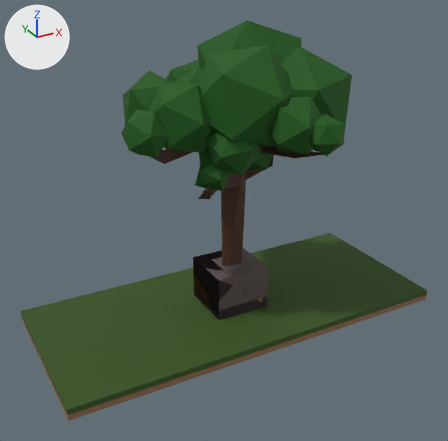
The FBX model Assets/Models/Environment/FOREST_TILES.fbx: old version first, new version second.
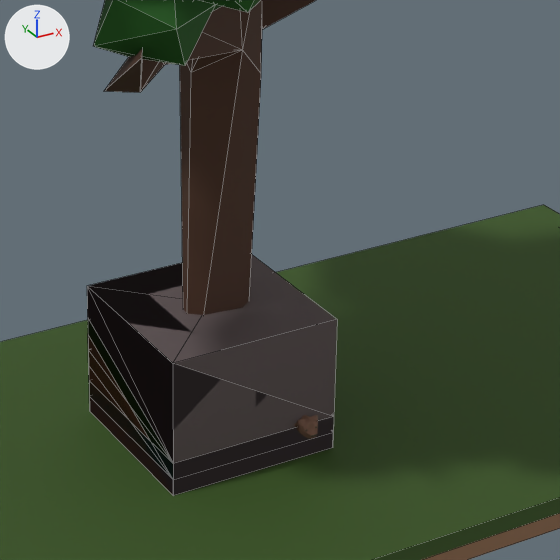
Old and new are each drawn whole from a camera (50 mm lens) standing at (-24.6, -43.7, 30.1) and looking at (-1.4, -1.4, 8.9) and again close up on the part from 37% to 75% of the width and 39% to 77% of the height. The axes (+X, +Y, +Z) are drawn at upper left. The lights are the same throughout. The close-ups show mesh edges as thin lines. Where no turn or scale is listed for an object, it has been applied to the vertices.

The first close-up shows 'tile_grass_flat', 'tile_grass_slope1', 'tile_grass_slope2', 'tile_mountain_block', 'tile_mountain_slope2', 'tile_mountainbase_peak3', 'tile_tree'.
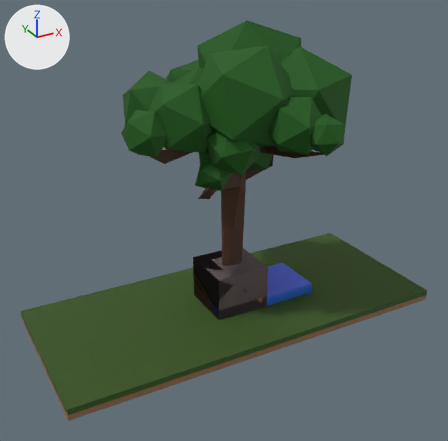
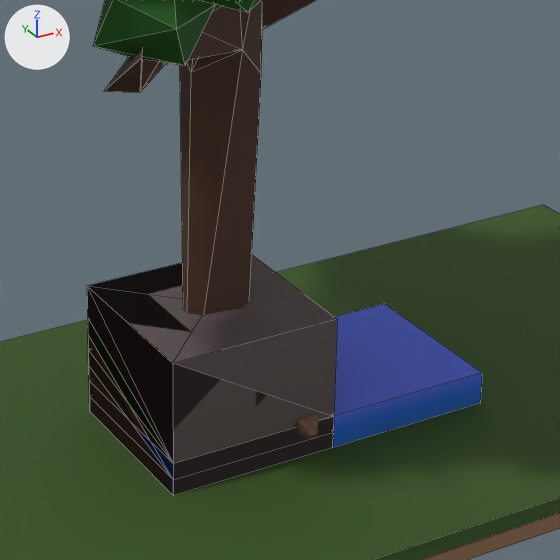
Pixel boxes (x1, y1, x2, y2) of what changed, in the close-ups (560 x 560 px):
'tile_water_flat2', added (blue)
    after: (94, 304, 482, 488)

Edits to the bpy script that builds the scene:
```text
Add mat_common_013:
    mat_common_013 = principled_material('Common.013')
    mat_common_013.texture = img_imphenziapalette01_png
    mat_common_013.roughness = 0.798
Add me_cube_015:
    me_cube_015.from_pydata(...)  # 8 vertices, 6 faces; spans x -2.5..7.5, y -2.5..2.5, z 0.0..1.01
    me_cube_015.materials.append(mat_common_013)  # picture img_imphenziapalette01_png
Add ob_tile_water_flat2:
    ob_tile_water_flat2 = bpy.data.objects.new('tile_water_flat2', me_cube_015)
    ob_tile_water_flat2.location = (0.0, 0.0, 0.0)
```
